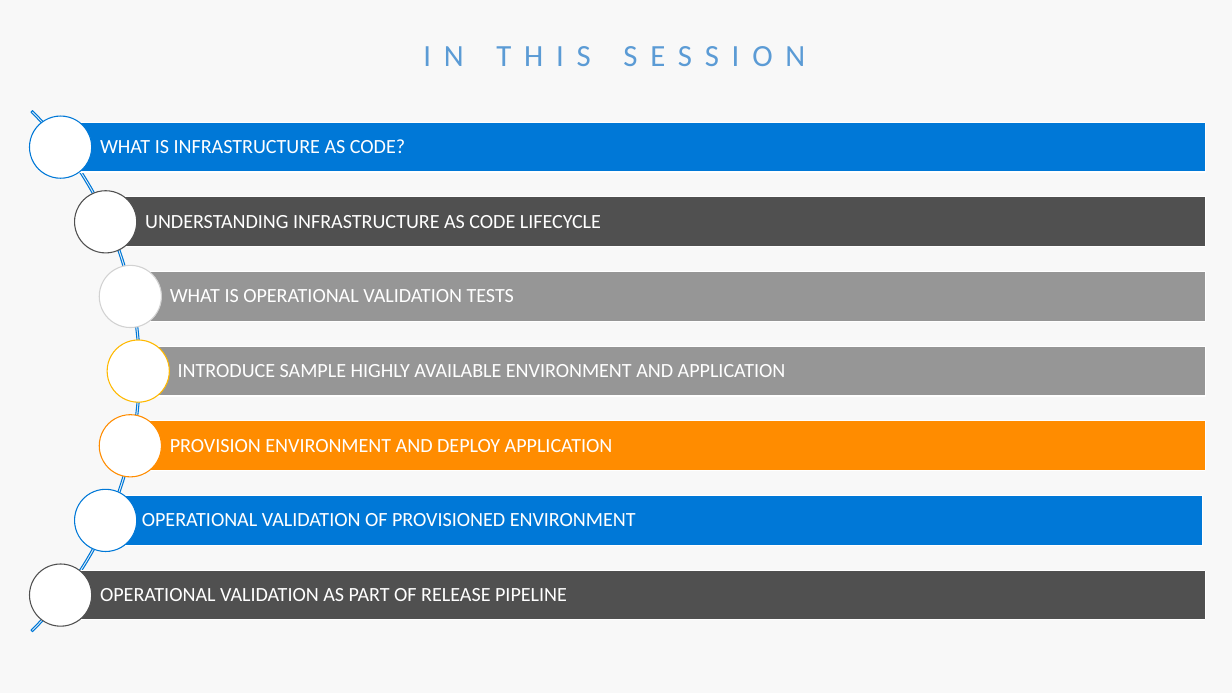
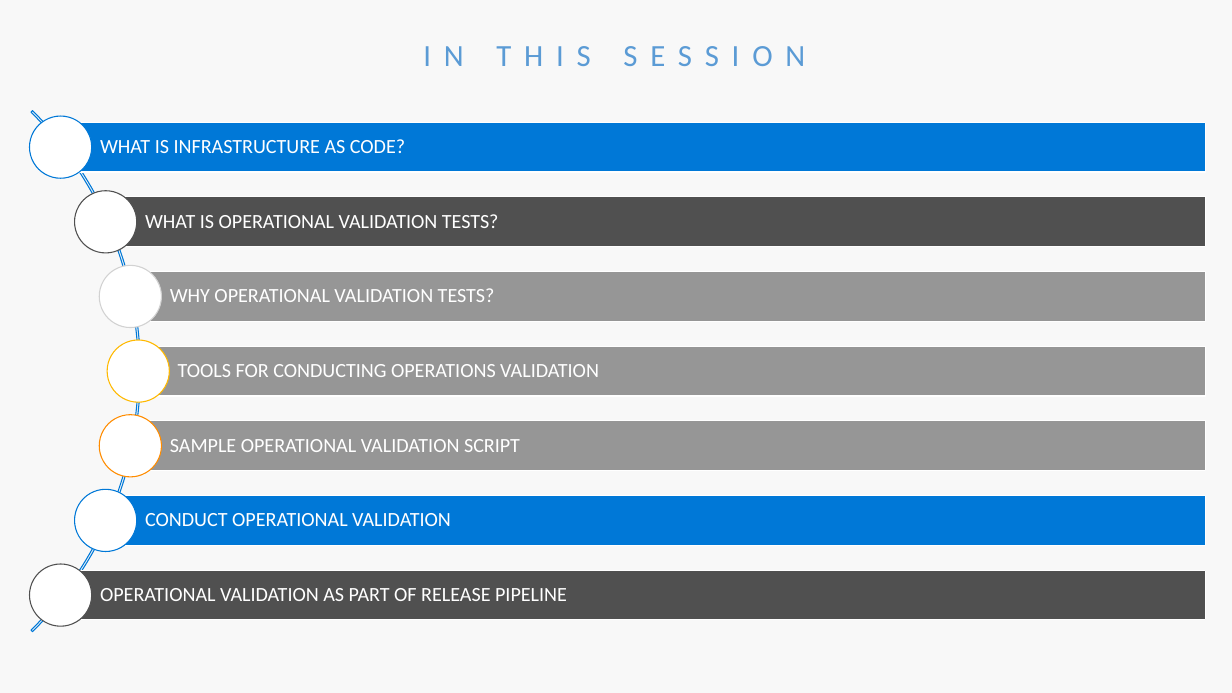
Before and after one commit to riteshmodi123/Presentations, a slide deck: slide 2 of OpsValidation.pptx. Drawn at 1232x693 pixels with LibreOffice and Linux fonts; fonts in the diff are those of the drawing. Boxes give left, top, right and bottom in pixels: in the first picture for what was removed or moved away, otherwise in the second. Text is boxed around its words. In the diff, an @@ line names an element or a change of style, - is before the commit and + after.

```diff
--- a/OpsValidation.pptx
+++ b/OpsValidation.pptx
@@ text at <box>145,214,499,228</box>: text changed @@
-WHAT IS OPERATIONAL VALIDATION TESTS
+WHAT IS OPERATIONAL VALIDATION TESTS?
@@ text removed at <box>145,215,601,228</box> @@
-UNDERSTANDING INFRASTRUCTURE AS CODE LIFECYCLE
@@ text added at <box>170,288,495,302</box>, 16 pt, text #FFFFFF @@
+WHY OPERATIONAL VALIDATION TESTS?
@@ text at <box>178,364,599,377</box>: text changed @@
-INTRODUCE SAMPLE HIGHLY AVAILABLE ENVIRONMENT AND APPLICATION
+TOOLS FOR CONDUCTING OPERATIONS VALIDATION
@@ rectangle at <box>130,421,1206,471</box>: fill #FF8C00 to #969696 @@
@@ text at <box>170,439,520,452</box>: text changed @@
-PROVISION ENVIRONMENT AND DEPLOY APPLICATION
+SAMPLE OPERATIONAL VALIDATION SCRIPT
@@ rectangle: place and size @@
-rectangle at <box>102,496,1202,545</box>
+rectangle at <box>106,496,1206,545</box>
@@ text at <box>145,513,451,526</box>: text changed @@
-OPERATIONAL VALIDATION OF PROVISIONED ENVIRONMENT
+CONDUCT OPERATIONAL VALIDATION
```
